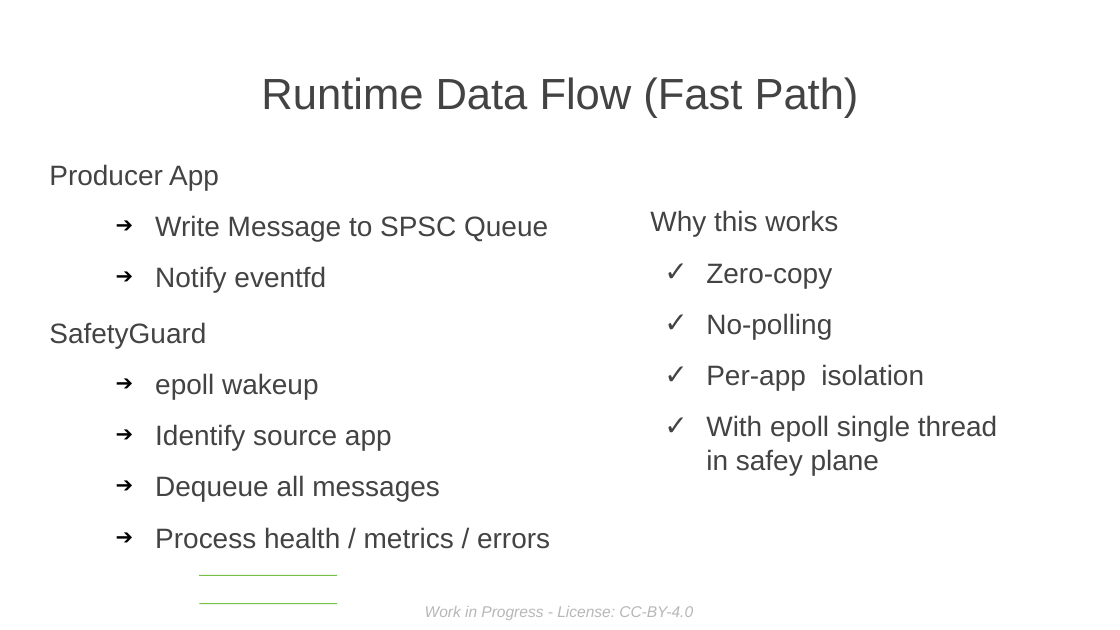
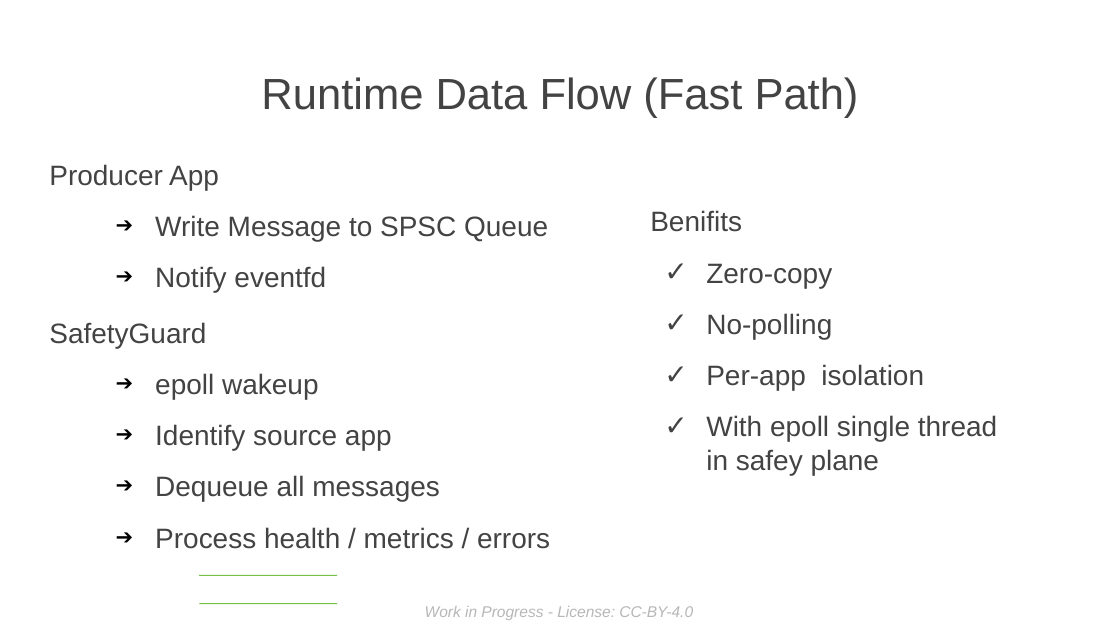
Before and after one commit to sduraiengineer/safetyguard, a slide deck: slide 15 of doc/ELISA Presentation MASTER for Workshop - London 2026.odp (slide 13 before the commit). Drawn at 1120x630 pixels with LibreOffice and Linux fonts; fonts in the diff are those of the drawing; background and template pictures are left out. Boxes give left, top, right and bottom in pixels: in the first picture for what was removed or moved away, otherwise in the second. Text is boxed around its words. In the diff, an @@ line names an element or a change of style, - is before the commit and + after.

```diff
--- a/doc/ELISA Presentation MASTER for Workshop - London 2026.odp
+++ b/doc/ELISA Presentation MASTER for Workshop - London 2026.odp
@@ text at (650,210,742,232): text changed @@
-Why this works
+Benifits
```
Also in this commit, not shown: 9 other slides changed, 3 slides added, 4 slides removed, 2 other files.
